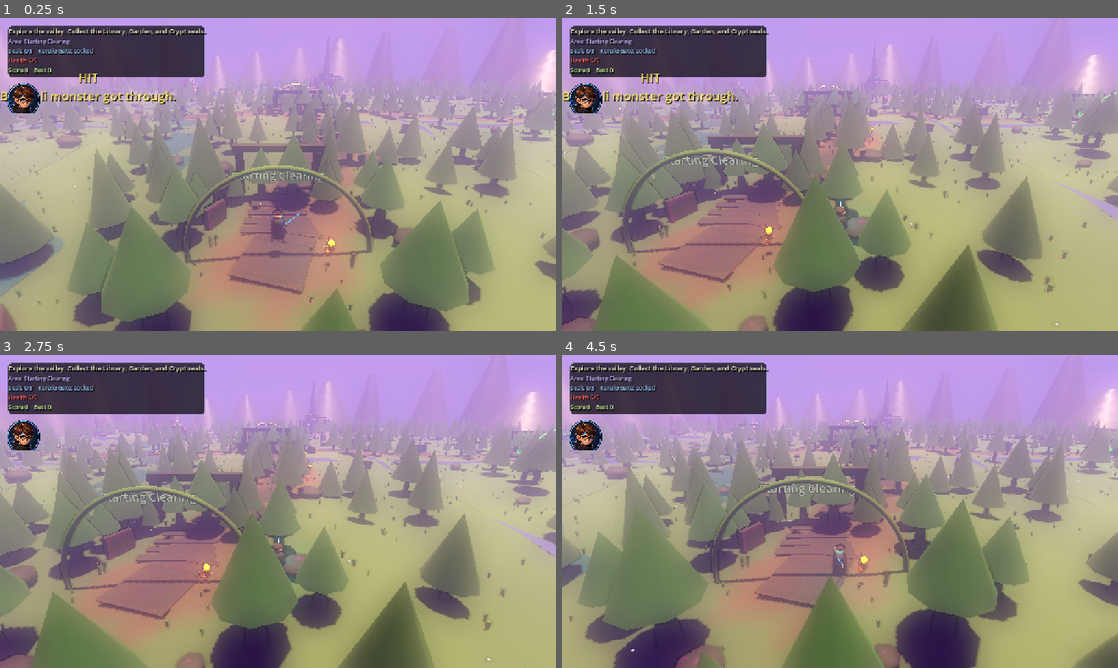
Above: before the commit, frames 1-4 (two rows, left to right).
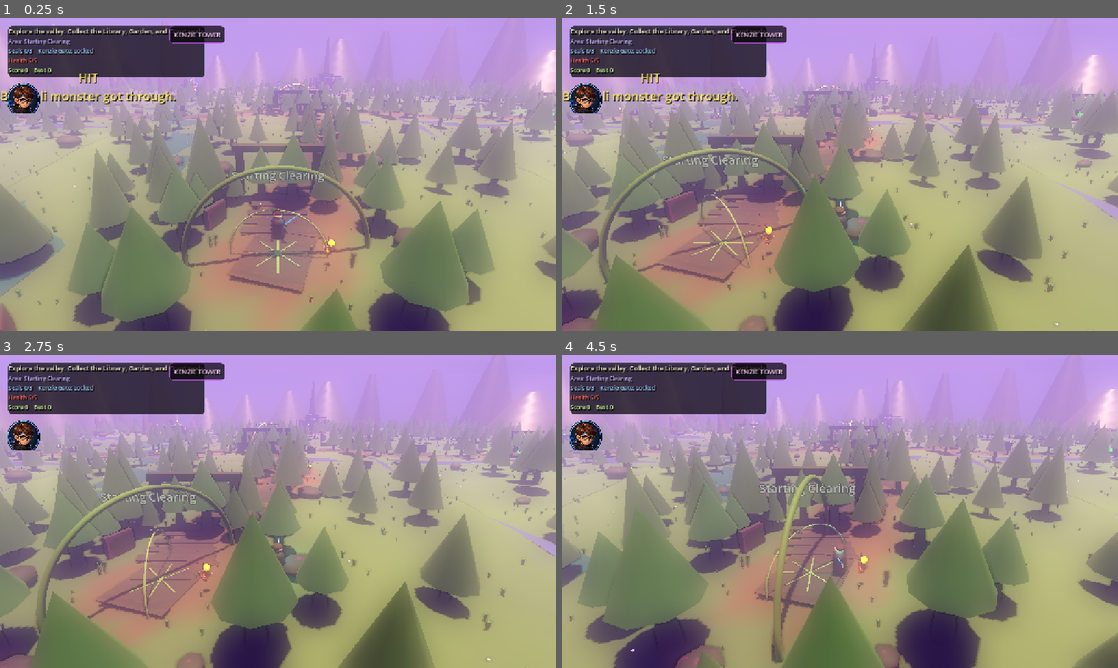
Above: after the commit, the same moments.

Repository: jfeldman9-rgb/RileyDungeonMaster
Game: Godot game, scene res://scenes/open_world_prototype.tscn
The game is run twice, just before and just after one commit, with the same random seed, the same clock (stepped at 60 frames per second) and the same inputs.
Inputs (mouse positions are in pixels of both pictures, inside the frame that each line leads up to):
- Up to frame 1 (0.25 s): no input
- Up to frame 2 (1.5 s): tap Enter (ui_accept) at 0.5, 0.77 s; move the mouse to (962, 158) at 0.52 s; hold D (move_right) 0.53-1.25 s; hold Shift (dash) 0.53-1.25 s; click (962, 158) at 0.67 s; tap Space (slice) at 0.8 s; drag from (728, 190) to (812, 237) at 1.27 s
- Up to frame 3 (2.75 s): move the mouse to (333, 442) at 2.02 s; hold D (move_right) from 2.03 s (still down); hold Shift (dash) from 2.03 s (still down); tap Space (slice) at 2.3 s
- Up to frame 4 (4.5 s): release D (move_right) at 2.75 s; release Shift (dash) at 2.75 s; drag from (812, 574) to (673, 464) at 2.77 s; move the mouse to (1006, 558) at 3.52 s; hold A (move_left) 3.53-4.25 s; hold F (throw_star) 3.53-4.25 s; tap Enter (ui_accept) at 3.77 s; tap Space (slice) at 3.8 s; drag from (673, 464) to (756, 433) at 4.27 s

The runs differ from the first frame. In frame 1, 1.5% of the frame differs, in the area x 0-68%, y 2-82%; in frame 2, 2.3%; in frame 3, 2.5%; in frame 4, 2.8%, in the area x 0-99%, y 2-99%.

Commit message:
Restore audio and adventure presentation

Diff:
--- a/scripts/audio_manager.gd
+++ b/scripts/audio_manager.gd
@@ -4,15 +4,79 @@
 @export var music_player_path: NodePath
 @export var combat_player_path: NodePath
 @export var fade_speed := 4.0
+@export var music_volume_db := -18.0
+@export var combat_volume_db := -14.0
+@export var sfx_volume_db := -6.0
 
 var music_player: AudioStreamPlayer
 var combat_player: AudioStreamPlayer
+var sfx_player: AudioStreamPlayer
 var combat_intensity := 0.0
+var connected_scene: Node
 
 
 func _ready() -> void:
 	music_player = get_node_or_null(music_player_path) as AudioStreamPlayer
 	combat_player = get_node_or_null(combat_player_path) as AudioStreamPlayer
+	if not music_player:
+		music_player = _make_player("AdventureMusic", music_volume_db)
+	if not combat_player:
+		combat_player = _make_player("CombatLayer", -80.0)
+	if not sfx_player:
+		sfx_player = _make_player("SfxPlayer", sfx_volume_db)
+	music_player.stream = make_music_stream()
+	combat_player.stream = make_combat_stream()
+	music_player.play()
+	combat_player.play()
+	call_deferred("_connect_scene_signals")
+
+
+func _exit_tree() -> void:
+	for player in [music_player, combat_player, sfx_player]:
+		if player:
+			player.stop()
+
+
+func _make_player(player_name: String, volume_db: float) -> AudioStreamPlayer:
+	var player := AudioStreamPlayer.new()
+	player.name = player_name
+	player.volume_db = volume_db
+	add_child(player)
+	return player
+
+
+func _connect_scene_signals() -> void:
+	var scene := get_tree().current_scene
+	if not scene or scene == connected_scene:
+		return
+	connected_scene = scene
+	var player := scene.get_node_or_null("RileyPlayer")
+	if player:
+		_connect_if_present(player, "slice_requested", Callable(self, "_on_slice"))
+		_connect_if_present(player, "dash_requested", Callable(self, "_on_dash"))
+		_connect_if_present(player, "star_requested", Callable(self, "_on_star"))
+		_connect_if_present(player, "enemy_sliced", Callable(self, "_on_enemy_sliced"))
+	var enemy_manager := scene.get_node_or_null("EnemyManager")
+	if enemy_manager:
+		_connect_if_present(enemy_manager, "enemy_spawned", Callable(self, "_on_enemy_spawned"))
+		_connect_if_present(enemy_manager, "enemy_removed", Callable(self, "_on_enemy_removed"))
+	var objectives := scene.get_node_or_null("WorldObjectives")
+	if objectives:
+		_connect_if_present(objectives, "seal_pickup_collected", Callable(self, "_on_seal_pickup"))
+		_connect_if_present(objectives, "kenzie_shield_hit", Callable(self, "_on_shield_hit"))
+		_connect_if_present(objectives, "kenzie_saved", Callable(self, "_on_kenzie_saved"))
+	if has_node("/root/GameState"):
+		var state := get_node("/root/GameState")
+		_connect_if_present(state, "player_damaged", Callable(self, "_on_player_damaged"))
+		_connect_if_present(state, "boss_gate_opened", Callable(self, "_on_boss_gate_opened"))
+		_connect_if_present(state, "region_discovered", Callable(self, "_on_region_discovered"))
+
+
+func _connect_if_present(source: Object, signal_name: String, callable: Callable) -> void:
+	if not source.has_signal(signal_name):
+		return
+	if not source.is_connected(signal_name, callable):
+		source.connect(signal_name, callable)
 
 
 func set_combat_active(active: bool) -> void:
@@ -20,9 +84,31 @@
 
 
 func _process(delta: float) -> void:
+	if not connected_scene:
+		_connect_scene_signals()
 	if combat_player:
-		var target_db := -10.0 if combat_intensity > 0.5 else -80.0
+		var target_db := combat_volume_db if combat_intensity > 0.5 else -80.0
 		combat_player.volume_db = lerpf(combat_player.volume_db, target_db, minf(1.0, fade_speed * delta))
+
+
+func play_sfx(kind: String) -> void:
+	if not sfx_player:
+		return
+	sfx_player.stream = make_sfx_stream(kind)
+	sfx_player.volume_db = sfx_volume_db
+	sfx_player.play()
+
+
+func play_spatial_sfx(kind: String, at: Node3D, volume_db := -5.0) -> AudioStreamPlayer3D:
+	var player := AudioStreamPlayer3D.new()
+	player.stream = make_sfx_stream(kind)
+	player.volume_db = volume_db
+	player.unit_size = 8.0
+	player.max_distance = 46.0
+	at.add_child(player)
+	player.play()
+	player.finished.connect(player.queue_free)
+	return player
 
 
 func play_landmark_sound(stream: AudioStream, at: Node3D) -> AudioStreamPlayer3D:
@@ -33,3 +119,130 @@
 	at.add_child(player)
 	player.play()
 	return player
+
+
+func _on_slice() -> void:
+	play_sfx("slice")
+
+
+func _on_dash() -> void:
+	play_sfx("dash")
+
+
+func _on_star() -> void:
+	play_sfx("star")
+
+
+func _on_enemy_sliced(_position: Vector3) -> void:
+	play_sfx("enemy_death")
+
+
+func _on_enemy_spawned(enemy: Node3D) -> void:
+	set_combat_active(true)
+	if enemy:
+		play_spatial_sfx("enemy_stagger", enemy, -12.0)
+
+
+func _on_enemy_removed(_enemy: Node3D) -> void:
+	pass
+
+
+func _on_seal_pickup(_seal_id: String) -> void:
+	play_sfx("powerup")
+
+
+func _on_shield_hit(_remaining: int) -> void:
+	play_sfx("shield_crack")
+
+
+func _on_kenzie_saved() -> void:
+	set_combat_active(false)
+	play_sfx("win")
+
+
+func _on_player_damaged(new_health: int) -> void:
+	play_sfx("over" if new_health <= 0 else "hit")
+
+
+func _on_boss_gate_opened() -> void:
+	play_sfx("boss_phase")
+
+
+func _on_region_discovered(_region_name: String) -> void:
+	play_sfx("region")
+
+
+func make_music_stream() -> AudioStreamWAV:
+	var melody := [
+		220.0, 0.0, 261.63, 0.0, 293.66, 329.63, 0.0, 261.63,
+		196.0, 0.0, 246.94, 0.0, 261.63, 293.66, 0.0, 220.0,
+		164.81, 0.0, 220.0, 246.94, 261.63, 0.0, 196.0, 0.0,
+		220.0, 0.0, 329.63, 293.66, 261.63, 246.94, 220.0, 0.0
+	]
+	return make_wave_stream(melody, 0.34, -0.68, true, 0.24)
+
+
+func make_combat_stream() -> AudioStreamWAV:
+	var pulse := [
+		110.0, 0.0, 146.83, 0.0, 110.0, 164.81, 0.0, 98.0,
+		110.0, 0.0, 196.0, 146.83, 110.0, 0.0, 98.0, 0.0
+	]
+	return make_wave_stream(pulse, 0.16, -0.56, true, 0.42)
+
+
+func make_sfx_stream(kind: String) -> AudioStreamWAV:
+	match kind:
+		"slice":
+			return make_wave_stream([1244.5, 932.33, 698.46], 0.045, -0.18, false, 0.65)
+		"dash":
+			return make_wave_stream([392.0, 587.33, 783.99, 1174.66], 0.04, -0.24, false, 0.55)
+		"hit":
+			return make_wave_stream([164.81, 123.47, 92.5], 0.08, -0.16, false, 0.55)
+		"star":
+			return make_wave_stream([880.0, 1174.66, 1567.98], 0.032, -0.28, false, 0.7)
+		"powerup":
+			return make_wave_stream([523.25, 659.25, 783.99, 1046.5], 0.045, -0.24, false, 0.6)
+		"enemy_stagger":
+			return make_wave_stream([320.0, 180.0], 0.03, -0.22, false, 0.52)
+		"enemy_death":
+			return make_wave_stream([220.0, 160.0, 110.0, 80.0], 0.04, -0.18, false, 0.55)
+		"boss_phase":
+			return make_wave_stream([196.0, 261.63, 392.0, 523.25, 659.25], 0.06, -0.14, false, 0.7)
+		"shield_crack":
+			return make_wave_stream([880.0, 660.0, 440.0, 220.0], 0.055, -0.2, false, 0.7)
+		"win":
+			return make_wave_stream([523.25, 659.25, 783.99, 1046.5, 1318.51], 0.09, -0.18, false, 0.64)
+		"over":
+			return make_wave_stream([220.0, 185.0, 146.83, 110.0], 0.12, -0.16, false, 0.45)
+		"region":
+			return make_wave_stream([261.63, 329.63, 392.0], 0.07, -0.36, false, 0.38)
+		_:
+			return make_wave_stream([440.0], 0.08, -0.3, false, 0.5)
+
+
+func make_wave_stream(notes: Array, note_duration: float, volume: float, loop := false, harmonic_mix := 0.34) -> AudioStreamWAV:
+	var sample_rate := 22050
+	var data := PackedByteArray()
+	var phase := 0.0
+	for freq in notes:
+		var frames := int(sample_rate * note_duration)
+		for i in range(frames):
+			var amp := 0.0
+			if float(freq) > 0.0:
+				var env := minf(1.0, float(i) / 320.0) * minf(1.0, float(frames - i) / 900.0)
+				var tone := sin(phase) + harmonic_mix * sin(phase * 2.0) + harmonic_mix * 0.38 * sin(phase * 3.0)
+				amp = tone * env * pow(10.0, volume)
+				phase += TAU * float(freq) / float(sample_rate)
+			var sample := clampi(int(amp * 32767.0), -32768, 32767)
+			if sample < 0:
+				sample = 65536 + sample
+			data.append(sample & 0xff)
+			data.append((sample >> 8) & 0xff)
+	var stream := AudioStreamWAV.new()
+	stream.format = AudioStreamWAV.FORMAT_16_BITS
+	stream.mix_rate = sample_rate
+	stream.stereo = false
+	stream.data = data
+	if loop:
+		stream.loop_mode = AudioStreamWAV.LOOP_FORWARD
+	return stream
--- a/scripts/enemy_manager.gd
+++ b/scripts/enemy_manager.gd
@@ -143,26 +143,70 @@
 func make_placeholder_enemy() -> Node3D:
 	var enemy := Node3D.new()
 	enemy.name = "PooledEnemyPlaceholder"
+	var stalk_mat := _make_enemy_material(Color(0.36, 0.42, 0.16), Color(0.08, 0.18, 0.04), 0.22)
+	var floret_mat := _make_enemy_material(Color(0.12, 0.42, 0.13), Color(0.02, 0.22, 0.04), 0.42)
+
+	for i in range(3):
+		var leg := MeshInstance3D.new()
+		leg.name = "MonsterLeg%d" % i
+		var leg_mesh := CylinderMesh.new()
+		leg_mesh.top_radius = 0.07
+		leg_mesh.bottom_radius = 0.1
+		leg_mesh.height = 0.62
+		leg_mesh.radial_segments = 7
+		leg.mesh = leg_mesh
+		var angle := TAU * float(i) / 3.0
+		leg.position = Vector3(cos(angle) * 0.22, 0.32, sin(angle) * 0.22)
+		leg.rotation_degrees = Vector3(14.0, rad_to_deg(angle), 0.0)
+		leg.material_override = stalk_mat
+		enemy.add_child(leg)
+
 	var body := MeshInstance3D.new()
 	body.name = "MonsterCore"
 	var mesh := SphereMesh.new()
-	mesh.radius = 0.42
-	mesh.height = 0.84
+	mesh.radius = 0.46
+	mesh.height = 0.72
+	mesh.radial_segments = 12
+	mesh.rings = 6
 	body.mesh = mesh
-	var material := StandardMaterial3D.new()
-	material.albedo_color = Color(0.18, 0.52, 0.16)
-	material.emission_enabled = true
-	material.emission = Color(0.08, 0.35, 0.08)
-	material.emission_energy_multiplier = 0.35
-	body.material_override = material
-	body.position.y = 0.5
+	body.material_override = floret_mat
+	body.position.y = 0.82
 	enemy.add_child(body)
+
+	for i in range(6):
+		var bulb := MeshInstance3D.new()
+		bulb.name = "MonsterFloret%d" % i
+		var bulb_mesh := SphereMesh.new()
+		bulb_mesh.radius = 0.18 + float(i % 3) * 0.035
+		bulb_mesh.height = bulb_mesh.radius * 1.7
+		bulb_mesh.radial_segments = 9
+		bulb_mesh.rings = 5
+		bulb.mesh = bulb_mesh
+		var angle := TAU * float(i) / 6.0
+		bulb.position = Vector3(cos(angle) * 0.34, 1.0 + sin(float(i) * 1.4) * 0.13, sin(angle) * 0.26)
+		bulb.material_override = floret_mat
+		enemy.add_child(bulb)
+
+	var eye_mat := _make_enemy_material(Color(0.95, 0.95, 0.7), Color(0.75, 1.0, 0.22), 1.2)
+	for x in [-0.13, 0.13]:
+		var eye := MeshInstance3D.new()
+		eye.name = "MonsterEye"
+		var eye_mesh := SphereMesh.new()
+		eye_mesh.radius = 0.045
+		eye_mesh.height = 0.09
+		eye_mesh.radial_segments = 8
+		eye_mesh.rings = 4
+		eye.mesh = eye_mesh
+		eye.position = Vector3(x, 0.88, -0.42)
+		eye.material_override = eye_mat
+		enemy.add_child(eye)
+
 	var card := Sprite3D.new()
 	card.name = "MonsterCard"
 	card.texture = BROCCOLI_BRUTE
 	card.pixel_size = 0.0042
-	card.position.y = 1.15
-	card.modulate = Color(1, 1, 1, 0.96)
+	card.position = Vector3(0.0, 1.2, 0.12)
+	card.modulate = Color(1, 1, 1, 0.72)
 	card.billboard = BaseMaterial3D.BILLBOARD_FIXED_Y
 	enemy.add_child(card)
 	var glow := OmniLight3D.new()
@@ -173,6 +217,16 @@
 	glow.omni_range = 3.4
 	enemy.add_child(glow)
 	return enemy
+
+
+func _make_enemy_material(albedo: Color, emission: Color, energy: float) -> StandardMaterial3D:
+	var material := StandardMaterial3D.new()
+	material.albedo_color = albedo
+	material.roughness = 0.66
+	material.emission_enabled = true
+	material.emission = emission
+	material.emission_energy_multiplier = energy
+	return material
 
 
 func _configure_enemy_for_zone(enemy: Node3D, zone_name: String) -> void:
--- a/scripts/player_controller.gd
+++ b/scripts/player_controller.gd
@@ -4,10 +4,13 @@
 const NinjaStarProjectileScript := preload("res://scripts/ninja_star_projectile.gd")
 const SLASH_FX := preload("res://assets/generated/slash_fx.png")
 const DASH_SWIRL := preload("res://assets/generated/dash_swirl.png")
+const RILEY_BACK := preload("res://assets/generated/riley_back.png")
+const RILEY_FRONT := preload("res://assets/generated/riley_front.png")
 
 signal slice_requested
 signal dash_requested
 signal star_requested
+signal enemy_sliced(position: Vector3)
 signal state_changed(new_state: State)
 
 enum State { IDLE, RUNNING, ATTACKING, DASHING, THROWING }
@@ -31,11 +34,13 @@
 var action_timer := 0.0
 var dash_trail_timer := 0.0
 var sword_light: OmniLight3D
+var painted_sprite: Sprite3D
 
 
 func _ready() -> void:
 	floor_snap_length = 0.45
 	sword_light = find_child("SwordLight", true, false) as OmniLight3D
+	painted_sprite = find_child("PaintedBack", true, false) as Sprite3D
 
 
 func set_camera_yaw(next_yaw: float) -> void:
@@ -83,7 +88,17 @@
 		if dash_trail_timer <= 0.0:
 			dash_trail_timer = 0.055
 			_spawn_dash_afterimage()
+	_update_painted_facing()
 	_update_sword_light(delta)
+
+
+func _update_painted_facing() -> void:
+	if not painted_sprite:
+		return
+	var camera_forward := Vector3(sin(camera_yaw), 0.0, -cos(camera_yaw)).normalized()
+	var facing_camera := facing_direction.dot(camera_forward) < -0.15
+	painted_sprite.texture = RILEY_FRONT if facing_camera else RILEY_BACK
+	painted_sprite.modulate = Color(1.0, 1.0, 1.0, 0.74 if facing_camera else 0.62)
 
 
 func update_state_timers(delta: float) -> void:
@@ -151,6 +166,7 @@
 		if facing_direction.dot(to_enemy.normalized()) < slice_arc_dot:
 			continue
 		_spawn_hit_pop(enemy_3d.global_position + Vector3.UP * 0.65)
+		enemy_sliced.emit(enemy_3d.global_position)
 		enemy_3d.queue_free()
 		_add_score(15)
 		break
--- a/scripts/ui_manager.gd
+++ b/scripts/ui_manager.gd
@@ -9,6 +9,7 @@
 var state: Node
 var score_label: Label
 var health_label: Label
+var heart_label: Label
 var seal_label: Label
 var region_label: Label
 var objective_label: Label
@@ -87,6 +88,7 @@
 	message_label.offset_bottom = 190
 	message_label.modulate.a = 0.0
 	add_child(message_label)
+	_build_adventure_frames()
 	_build_story_panel()
 
 
@@ -153,6 +155,95 @@
 	add_child(kenzie)
 
 
+func _build_adventure_frames() -> void:
+	var portrait_panel := PanelContainer.new()
+	portrait_panel.name = "AdventurePortraitPanel"
+	portrait_panel.set_anchors_preset(Control.PRESET_BOTTOM_LEFT)
+	portrait_panel.offset_left = 18
+	portrait_panel.offset_right = 254
+	portrait_panel.offset_top = -112
+	portrait_panel.offset_bottom = -18
+	portrait_panel.add_theme_stylebox_override("panel", _make_panel_style(Color(0.01, 0.012, 0.018, 0.76), Color(0.78, 0.86, 1.0, 0.28)))
+	add_child(portrait_panel)
+
+	var row := HBoxContainer.new()
+	row.add_theme_constant_override("separation", 10)
+	portrait_panel.add_child(row)
+
+	var portrait := TextureRect.new()
+	portrait.texture = RILEY_PORTRAIT
+	portrait.custom_minimum_size = Vector2(76, 76)
+	portrait.expand_mode = TextureRect.EXPAND_FIT_WIDTH_PROPORTIONAL
+	portrait.stretch_mode = TextureRect.STRETCH_KEEP_ASPECT_CENTERED
+	row.add_child(portrait)
+
+	var stats := VBoxContainer.new()
+	stats.add_theme_constant_override("separation", 6)
+	row.add_child(stats)
+	var name_label := _make_label("RILEY", 14, Color(0.74, 0.92, 1.0))
+	stats.add_child(name_label)
+	heart_label = _make_label("<3 <3 <3 <3 <3", 18, Color(1.0, 0.22, 0.18))
+	stats.add_child(heart_label)
+	var stamina := ProgressBar.new()
+	stamina.custom_minimum_size = Vector2(112, 12)
+	stamina.max_value = 100
+	stamina.value = 72
+	stamina.show_percentage = false
+	stats.add_child(stamina)
+
+	var action_panel := PanelContainer.new()
+	action_panel.name = "ActionPanel"
+	action_panel.set_anchors_preset(Control.PRESET_BOTTOM_RIGHT)
+	action_panel.offset_left = -342
+	action_panel.offset_right = -18
+	action_panel.offset_top = -100
+	action_panel.offset_bottom = -18
+	action_panel.add_theme_stylebox_override("panel", _make_panel_style(Color(0.012, 0.014, 0.022, 0.72), Color(0.95, 0.82, 1.0, 0.25)))
+	add_child(action_panel)
+	var action_row := HBoxContainer.new()
+	action_row.add_theme_constant_override("separation", 8)
+	action_panel.add_child(action_row)
+	for label_text in ["SLICE", "DASH", "STAR"]:
+		action_row.add_child(_make_action_chip(label_text))
+
+	var boss_panel := PanelContainer.new()
+	boss_panel.name = "BossBanner"
+	boss_panel.set_anchors_preset(Control.PRESET_TOP_WIDE)
+	boss_panel.offset_left = 390
+	boss_panel.offset_right = -390
+	boss_panel.offset_top = 18
+	boss_panel.offset_bottom = 58
+	boss_panel.add_theme_stylebox_override("panel", _make_panel_style(Color(0.025, 0.012, 0.032, 0.72), Color(0.85, 0.35, 1.0, 0.35)))
+	add_child(boss_panel)
+	var boss_text := _make_label("KENZIE TOWER", 15, Color(1.0, 0.82, 1.0))
+	boss_text.horizontal_alignment = HORIZONTAL_ALIGNMENT_CENTER
+	boss_panel.add_child(boss_text)
+
+
+func _make_action_chip(text: String) -> Control:
+	var panel := PanelContainer.new()
+	panel.custom_minimum_size = Vector2(96, 62)
+	panel.add_theme_stylebox_override("panel", _make_panel_style(Color(0.08, 0.055, 0.11, 0.88), Color(1.0, 1.0, 1.0, 0.18)))
+	var label := _make_label(text, 13, Color(0.94, 0.92, 1.0))
+	label.horizontal_alignment = HORIZONTAL_ALIGNMENT_CENTER
+	label.vertical_alignment = VERTICAL_ALIGNMENT_CENTER
+	panel.add_child(label)
+	return panel
+
+
+func _make_panel_style(bg: Color, border: Color) -> StyleBoxFlat:
+	var style := StyleBoxFlat.new()
+	style.bg_color = bg
+	style.border_color = border
+	style.set_border_width_all(1)
+	style.set_corner_radius_all(8)
+	style.content_margin_left = 10
+	style.content_margin_right = 10
+	style.content_margin_top = 8
+	style.content_margin_bottom = 8
+	return style
+
+
 func show_message(_title: String, _subtitle: String = "") -> void:
 	if not message_label:
 		return
@@ -189,6 +280,12 @@
 	if health_label:
 		var max_health := int(state.get("max_health")) if state else 5
 		health_label.text = "Health %d/%d" % [_new_health, max_health]
+	if heart_label:
+		var hearts := ""
+		var max_hearts := int(state.get("max_health")) if state else 5
+		for i in range(max_hearts):
+			hearts += "<3 " if i < _new_health else "-- "
+		heart_label.text = hearts.strip_edges()
 	if _new_health <= 0:
 		show_message("RILEY DOWN", "Retreat to the clearing and try again.")
 	else:
--- a/scripts/world_chunk.gd
+++ b/scripts/world_chunk.gd
@@ -12,6 +12,7 @@
 var noise := FastNoiseLite.new()
 var torch_lights: Array[OmniLight3D] = []
 var atmosphere_motes: Array[MeshInstance3D] = []
+var animated_landmark_nodes: Array[Node3D] = []
 
 const STONE_TILE_A := preload("res://assets/generated/stone_tile_a.png")
 const STONE_TILE_B := preload("res://assets/generated/stone_tile_b.png")
@@ -57,6 +58,16 @@
 		var base_pos := mote.get_meta("base_pos", mote.position) as Vector3
 		var phase := float(mote.get_meta("phase", 0.0))
 		mote.position = base_pos + Vector3(sin(time * 0.8 + phase) * 0.18, sin(time * 1.15 + phase) * 0.08, cos(time * 0.7 + phase) * 0.18)
+	for node in animated_landmark_nodes:
+		if not is_instance_valid(node):
+			continue
+		var speed := float(node.get_meta("spin_speed", 0.35))
+		node.rotate_y(_delta * speed)
+		var bob := float(node.get_meta("bob", 0.0))
+		if bob > 0.0:
+			var base_y := float(node.get_meta("base_y", node.position.y))
+			var phase := float(node.get_meta("phase", 0.0))
+			node.position.y = base_y + sin(time * 1.4 + phase) * bob
 
 
 func generate(coord: Vector2i, size: float, world_seed: int = 1337) -> void:
@@ -523,6 +534,27 @@
 	ring.rotation_degrees.x = 90.0
 	ring.material_override = _make_emissive_material(color, 0.18)
 	add_child(ring)
+	_register_animatable(ring, 0.32, 0.0)
+	var inner_ring := MeshInstance3D.new()
+	var inner_mesh := TorusMesh.new()
+	inner_mesh.inner_radius = 2.7
+	inner_mesh.outer_radius = 2.78
+	inner_mesh.ring_segments = 42
+	inner_ring.mesh = inner_mesh
+	inner_ring.position = center + Vector3.UP * 0.085
+	inner_ring.rotation_degrees.x = 90.0
+	inner_ring.material_override = _make_emissive_material(color.lightened(0.18), 0.38)
+	add_child(inner_ring)
+	_register_animatable(inner_ring, -0.52, 0.0)
+	for i in range(8):
+		var spoke := MeshInstance3D.new()
+		var spoke_mesh := BoxMesh.new()
+		spoke_mesh.size = Vector3(0.08, 0.035, 3.3)
+		spoke.mesh = spoke_mesh
+		spoke.position = center + Vector3.UP * 0.1
+		spoke.rotation_degrees = Vector3(0.0, float(i) * 45.0, 0.0)
+		spoke.material_override = _make_emissive_material(color.lightened(0.1), 0.26)
+		add_child(spoke)
 	_add_ground_glow(center, color, 0.38)
 	_add_moonbeam(center + Vector3.UP * 0.1, color)
 	_add_starting_clearing_frame(center)
@@ -775,12 +807,21 @@
 		crystal.rotation_degrees = Vector3(randf_range(-8.0, 8.0), float(i) * 43.0, randf_range(-8.0, 8.0))
 		crystal.material_override = _make_emissive_material(color, 0.75)
 		add_child(crystal)
+		_register_animatable(crystal, 0.18 + float(i) * 0.035, 0.035)
 	var light := OmniLight3D.new()
 	light.position = local_pos + Vector3.UP * 0.9
 	light.light_color = color
 	light.light_energy = 0.8
 	light.omni_range = 6.0
 	add_child(light)
+
+
+func _register_animatable(node: Node3D, spin_speed: float, bob: float) -> void:
+	node.set_meta("spin_speed", spin_speed)
+	node.set_meta("bob", bob)
+	node.set_meta("base_y", node.position.y)
+	node.set_meta("phase", randf() * TAU)
+	animated_landmark_nodes.append(node)
 
 
 func _add_torch(local_pos: Vector3, color: Color) -> void:
--- a/scripts/world_objective_manager.gd
+++ b/scripts/world_objective_manager.gd
@@ -9,6 +9,10 @@
 @export var player_path: NodePath
 @export var ui_path: NodePath
 @export var collect_radius := 2.2
+
+signal seal_pickup_collected(seal_id: String)
+signal kenzie_shield_hit(remaining: int)
+signal kenzie_saved
 
 const SEAL_DEFS := {
 	"library": {"name": "Moon Library Seal", "position": Vector3(-62.0, 1.0, -34.0), "color": Color(0.35, 0.55, 1.0)},
@@ -357,6 +361,7 @@
 
 func _collect_seal(seal_id: String, pickup: Node3D) -> void:
 	pickup.visible = false
+	seal_pickup_collected.emit(seal_id)
 	if state and state.has_method("collect_seal"):
 		state.call("collect_seal", seal_id)
 	if state and state.has_method("seal_count") and int(state.call("seal_count")) >= 3:
@@ -396,10 +401,12 @@
 	if player_flat.distance_to(tower_flat) > 11.0:
 		return
 	boss_shield_hp = maxi(0, boss_shield_hp - 1)
+	kenzie_shield_hit.emit(boss_shield_hp)
 	if ui:
 		ui.show_message("SHIELD HIT", "%d/5 shield layers remain." % boss_shield_hp)
 	if boss_shield_hp <= 0:
 		boss_active = false
+		kenzie_saved.emit()
 		for visual in kenzie_shield_visuals:
 			if is_instance_valid(visual):
 				visual.visible = false
